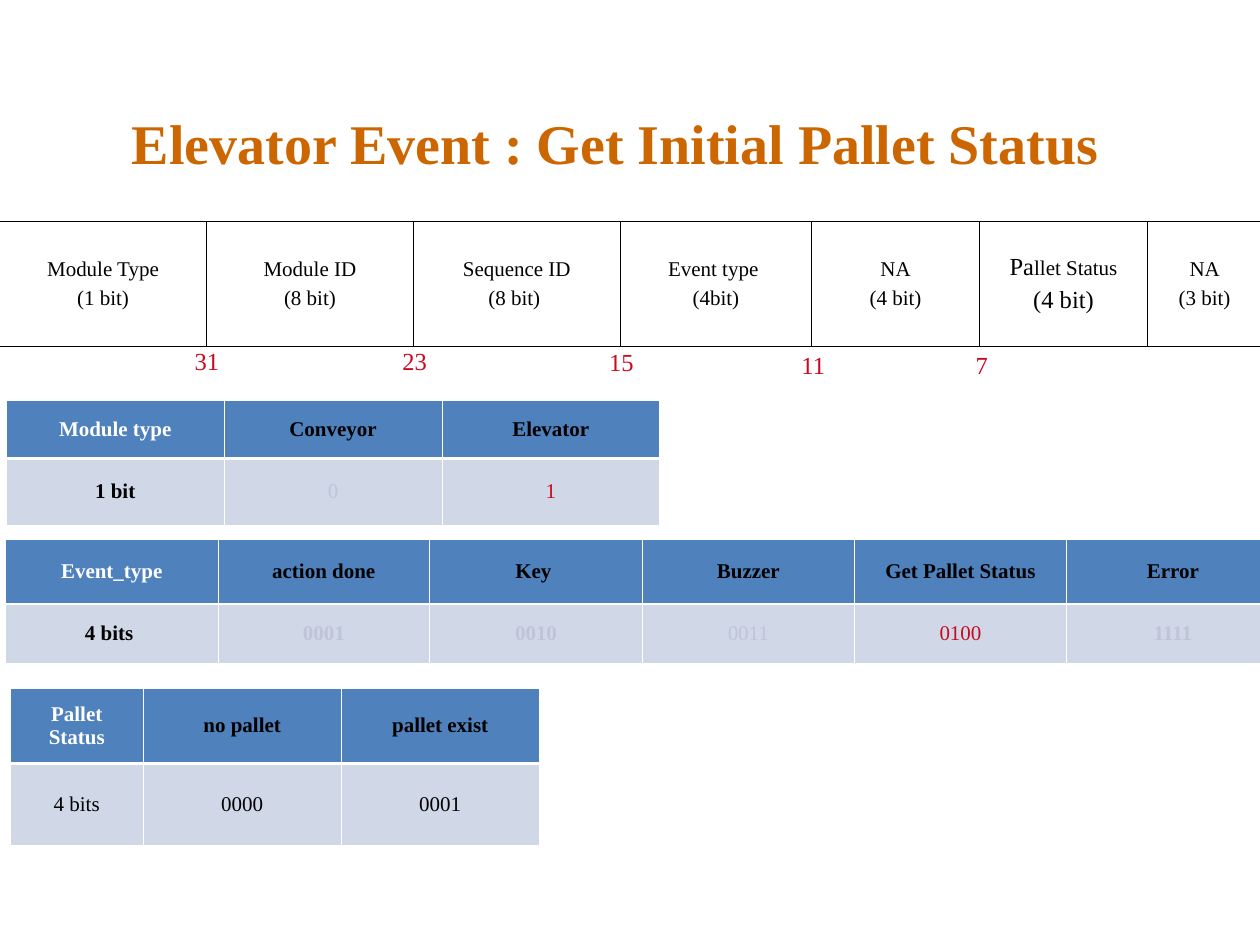
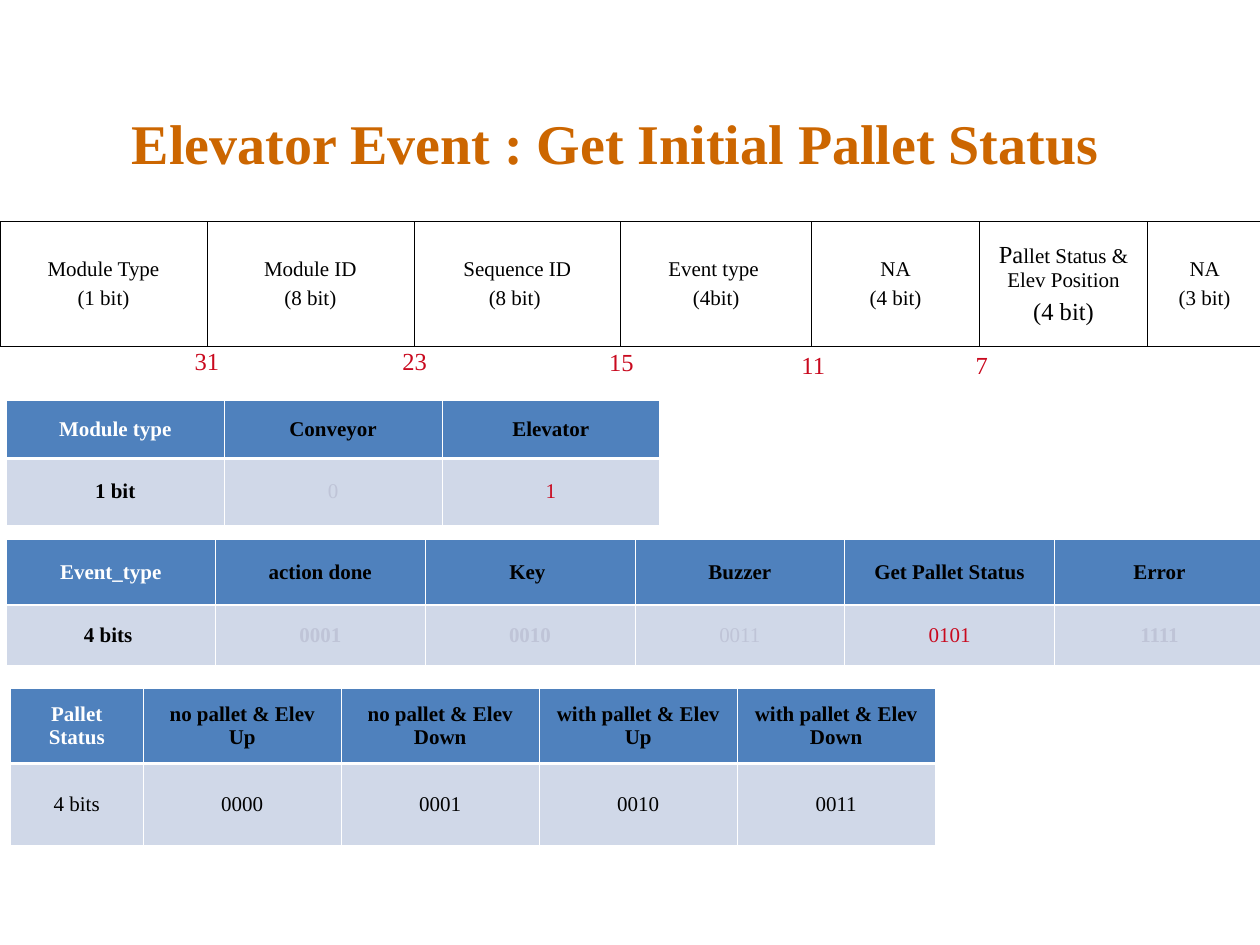
Before and after one commit to WuminWu/IACT_SmartConveyor, a slide deck: slide 11 of Smart Conveyor - 通訊協定封包格式.ppt (slide 12 before the commit). Drawn at 1260x945 pixels with LibreOffice and Linux fonts; fonts in the diff are those of the drawing; background and template pictures are left out. Boxes give left, top, right and bottom in pixels: in the first picture for what was removed or moved away, otherwise in the second. Text is boxed around its words. In the diff, an @@ line names an element or a change of style, - is before the commit and + after.

```diff
--- a/Smart Conveyor - 通訊協定封包格式.ppt
+++ b/Smart Conveyor - 通訊協定封包格式.ppt
@@ table at [0,222,1260,346] @@
-row 1, column 6: Pallet Status / (4 bit)
+row 1, column 6: Pallet Status & Elev Position / (4 bit)
@@ table at [6,539,1260,665] @@
-row 2, column 5: 0100
+row 2, column 5: 0101
@@ table at [10,688,935,844] @@
-column 2: no pallet | 0000
-column 3: pallet exist | 0001
+column 2: no pallet & Elev Up | 0000
+column 3: no pallet & Elev Down | 0001
+column 4: with pallet & Elev Up | 0010
+column 5: with pallet & Elev Down | 0011
@@ table: place and size @@
-table at [10,688,539,844]
+table at [10,688,935,844]
```
Also in this commit, not shown: 2 other slides changed, 1 slide removed, 29 other files.
